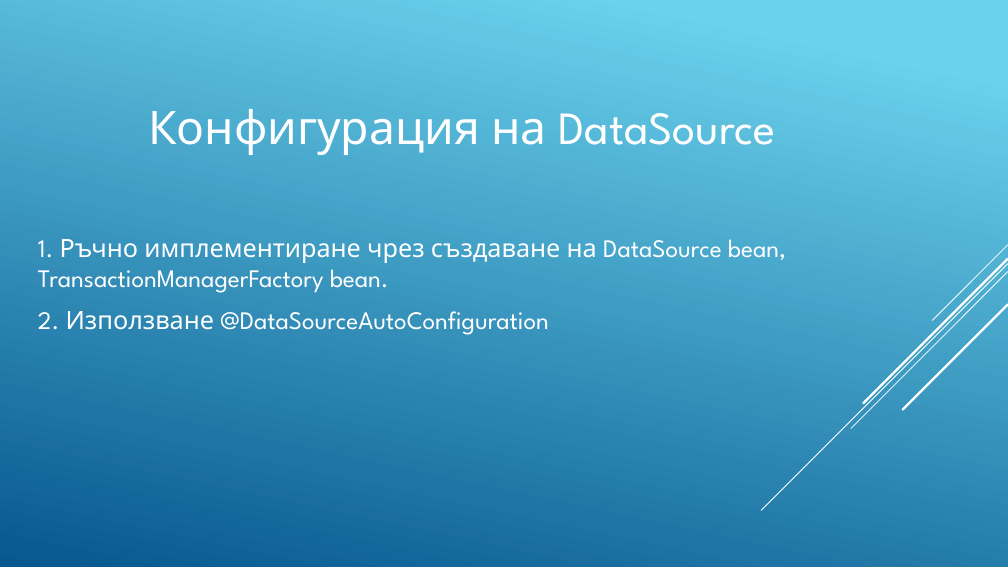
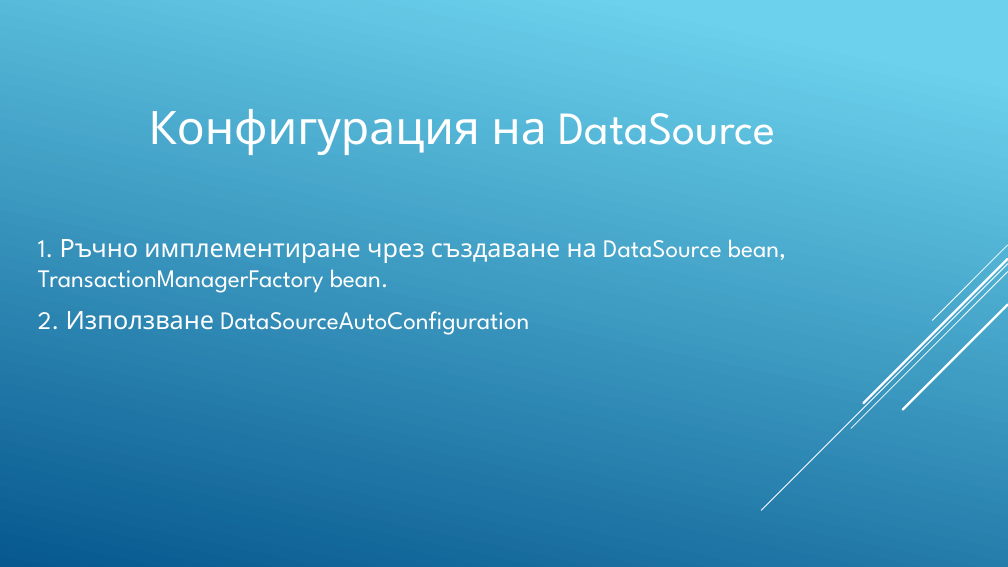
Before and after one commit to nikolar21/modern-java-technologies, a slide deck: slide 3 of PropertiesFile-CRUD.pptx. Drawn at 1008x567 pixels with LibreOffice and Linux fonts; fonts in the diff are those of the drawing. Boxes give left, top, right and bottom in pixels: in the first picture for what was removed or moved away, otherwise in the second. Text is boxed around its words. In the diff, an @@ line names an element or a change of style, - is before the commit and + after.

Commit message:
added slides in presentation

```diff
--- a/PropertiesFile-CRUD.pptx
+++ b/PropertiesFile-CRUD.pptx
@@ text at (38, 311, 529, 335): text changed @@
-2. Използване @DataSourceAutoConfiguration
+2. Използване DataSourceAutoConfiguration
```
Also in this commit, not shown: 1 other file.
